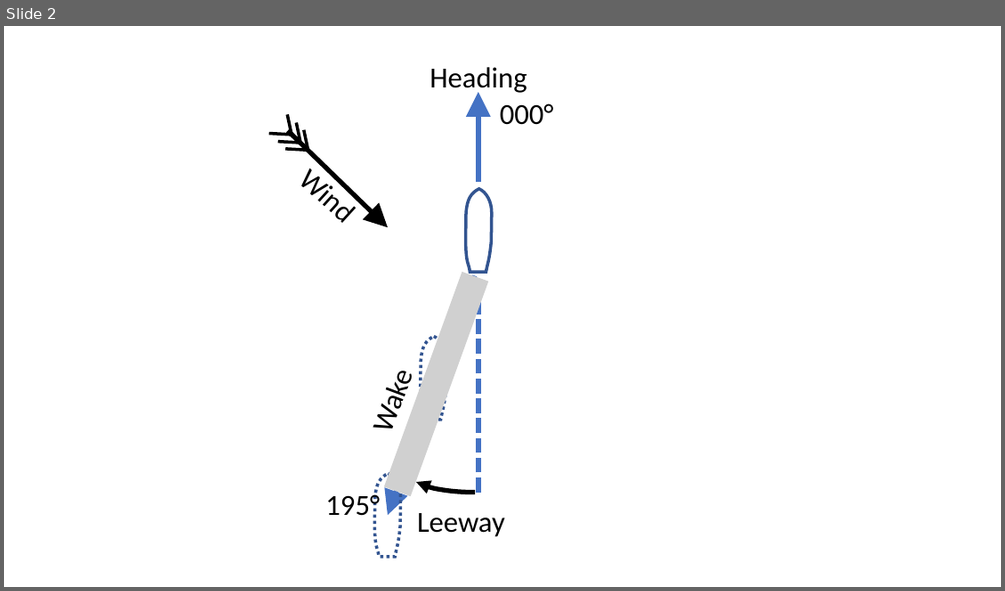
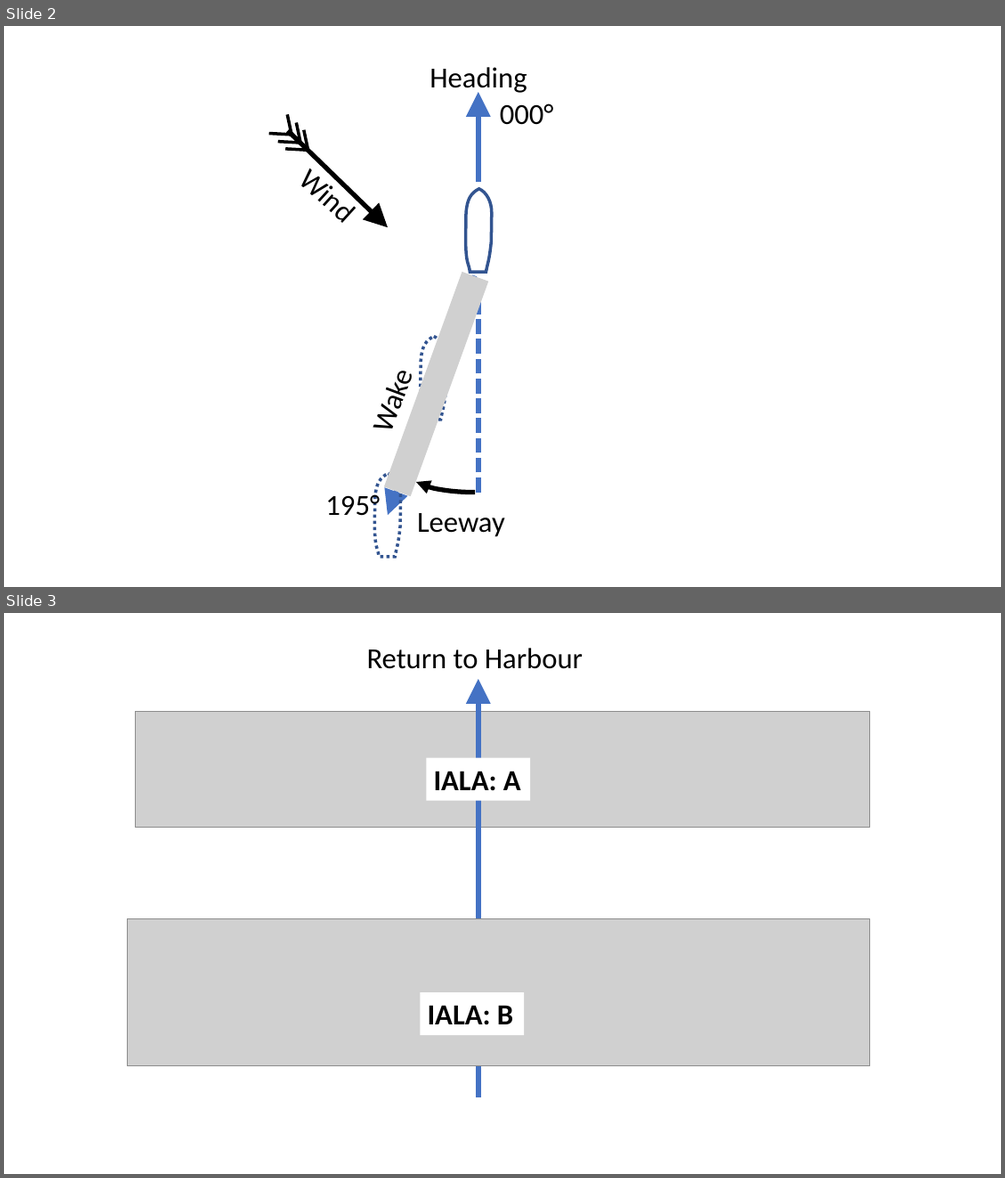
Before and after one commit to librasteve/raku-Yacht-Navigation, a slide deck: DiagramArtwork.pptx. Shown one above the other, each under a label of ours: slide 2 before the commit, slides 2 and 3 after it. The pictures are 1005x591 and 1005x1178 pixels, drawn with LibreOffice and Linux fonts; fonts in the diff are those of the drawing; grey boxes stand for pictures. Boxes give left, top, right and bottom in pixels: in the first picture for what was removed or moved away, otherwise in the second. Text is boxed around its words. In the diff, an @@ line names an element or a change of style, - is before the commit and + after.

```diff
--- a/DiagramArtwork.pptx
+++ b/DiagramArtwork.pptx
@@ slide 3 added at box(4, 613, 1001, 1174), background #FFFFFF @@
@@ text added at box(367, 648, 582, 669), 28 pt, text #000000 @@
+Return to Harbour
@@ arrow added from (478, 1097) to (478, 679), #4472C4 4.75 pt @@
@@ picture added at box(136, 711, 870, 827) @@
@@ rectangle added at box(427, 758, 531, 801), fill #FFFFFF, 28 pt, text #000000, bold @@
+IALA: A
@@ picture added at box(128, 919, 870, 1066) @@
@@ rectangle added at box(420, 992, 524, 1035), fill #FFFFFF, 28 pt, text #000000, bold @@
+IALA: B
```
Also in this commit, not shown: 2 other files.
